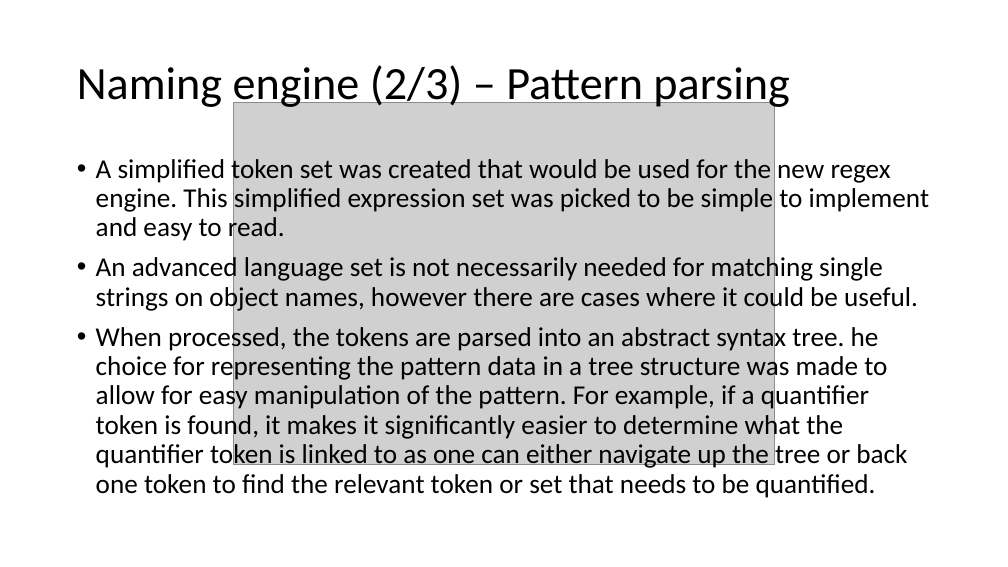
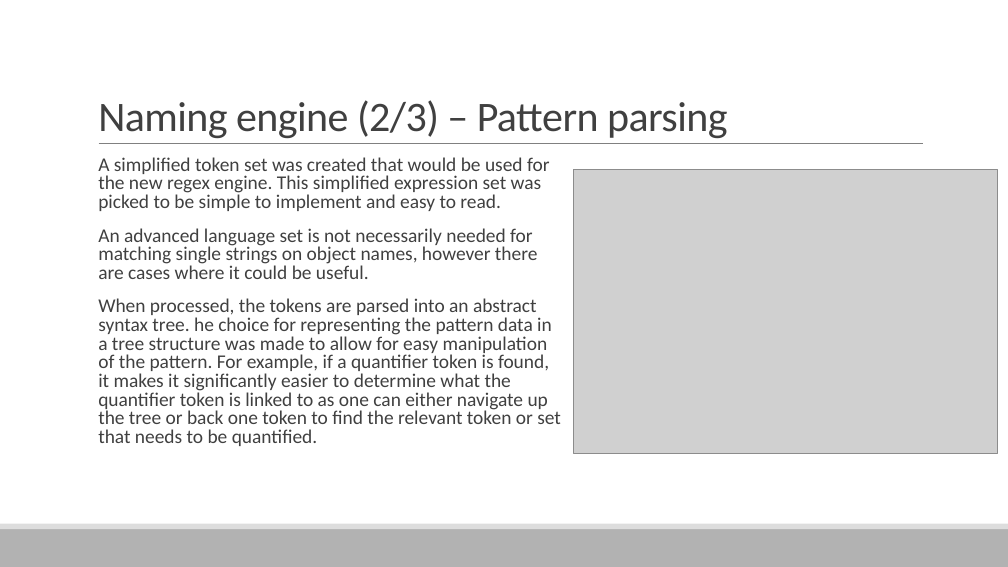
Before and after one commit to ReadieFur/SourceCodeQualityEnhancer-BEngSoftwareEngineeringDissertation-UniversityOfGreenwich, a slide deck: slide 6 of Demonstration.pptx. Drawn at 1008x567 pixels with LibreOffice and Linux fonts; fonts in the diff are those of the drawing; grey boxes stand for pictures. Boxes give left, top, right and bottom in pixels: in the first picture for what was removed or moved away, otherwise in the second. Text is boxed around its words. In the diff, an @@ line names an element or a change of style, - is before the commit and + after.

```diff
--- a/Demonstration.pptx
+++ b/Demonstration.pptx
@@ title "Naming engine (2/3) – Pattern ...": place and size @@
-title "Naming engine (2/3) – Pattern ..." at <box>77,65,789,111</box>
+title "Naming engine (2/3) – Pattern ..." at <box>98,100,728,138</box>
@@ title "Naming engine (2/3) – Pattern ..." at <box>98,100,728,138</box>: size 44 to 40 pt, text colour #000000 to #404040, letter spacing 0 to -0.5 pt; line spacing 0.9 to 0.85; vertical alignment middle to bottom @@
@@ line added from (99, 144) to (923, 144), #808080 0.5 pt @@
@@ text "A simplified token set was ..." at <box>98,157,561,446</box>: size 25.9 to 18.5 pt, text colour #000000 to #404040; bullet • to  ; line spacing 0.9 to 0.8; more space between paragraphs @@
@@ picture: place and size @@
-picture at <box>234,103,774,464</box>
+picture at <box>574,169,998,453</box>
@@ rectangle added at <box>0,529,1008,567</box>, fill #B2B2B2 @@
@@ rectangle added at <box>0,524,1008,529</box>, fill #DDDDDD @@
```
Also in this commit, not shown: 21 other slides changed.
